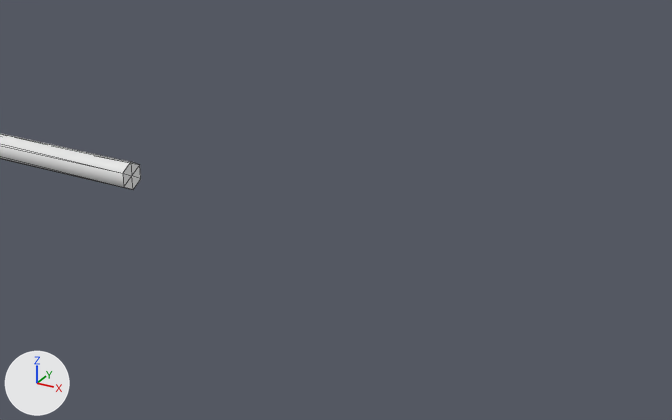
Two versions of the FBX model Weapon/Fbx/Mesh_Wepaon_8_0_R.FBX, one commit apart.
Rendered twice from a 50 mm camera at (2.115, -1.063, 0.551) aimed at (1.512, 0.034, 0.002). Every picture has the same lights, and +X, +Y and +Z are marked at lower left. Mesh edges are drawn as thin lines. Where no turn or scale is listed for an object, it has been applied to the vertices.
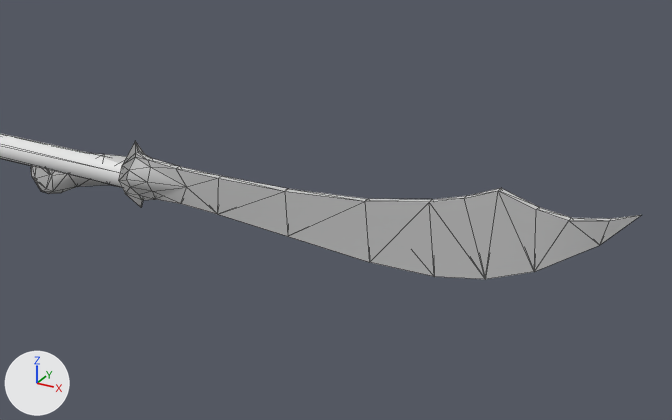
The newer file is also turned or shifted as a whole; pictures and numbers use the older file's frame.

Pixel boxes (x1, y1, x2, y2) of what changed, in the pictures (672 x 420 px):
'Mesh_Wepaon_2_0_R', added
    after: (31, 141, 641, 279)

The change in detail:
Material '24 - Default' (mat_24___default) is new.
Its base color is (0.588, 0.588, 0.588) (light grey #cacaca).
Its roughness is 0.859.
Mesh me_mesh_1 is new.
It has 110 vertices, 216 faces and spans x -0.24..0.776, y -0.035..0.035, z -0.069..0.101.
It uses material mat_24___default (light grey #cacaca).
Object 'Mesh_Wepaon_2_0_R' (ob_mesh_wepaon_2_0_r) is new; it shows me_mesh_1.
Its location is (1.17, 0.0, 0.0).
